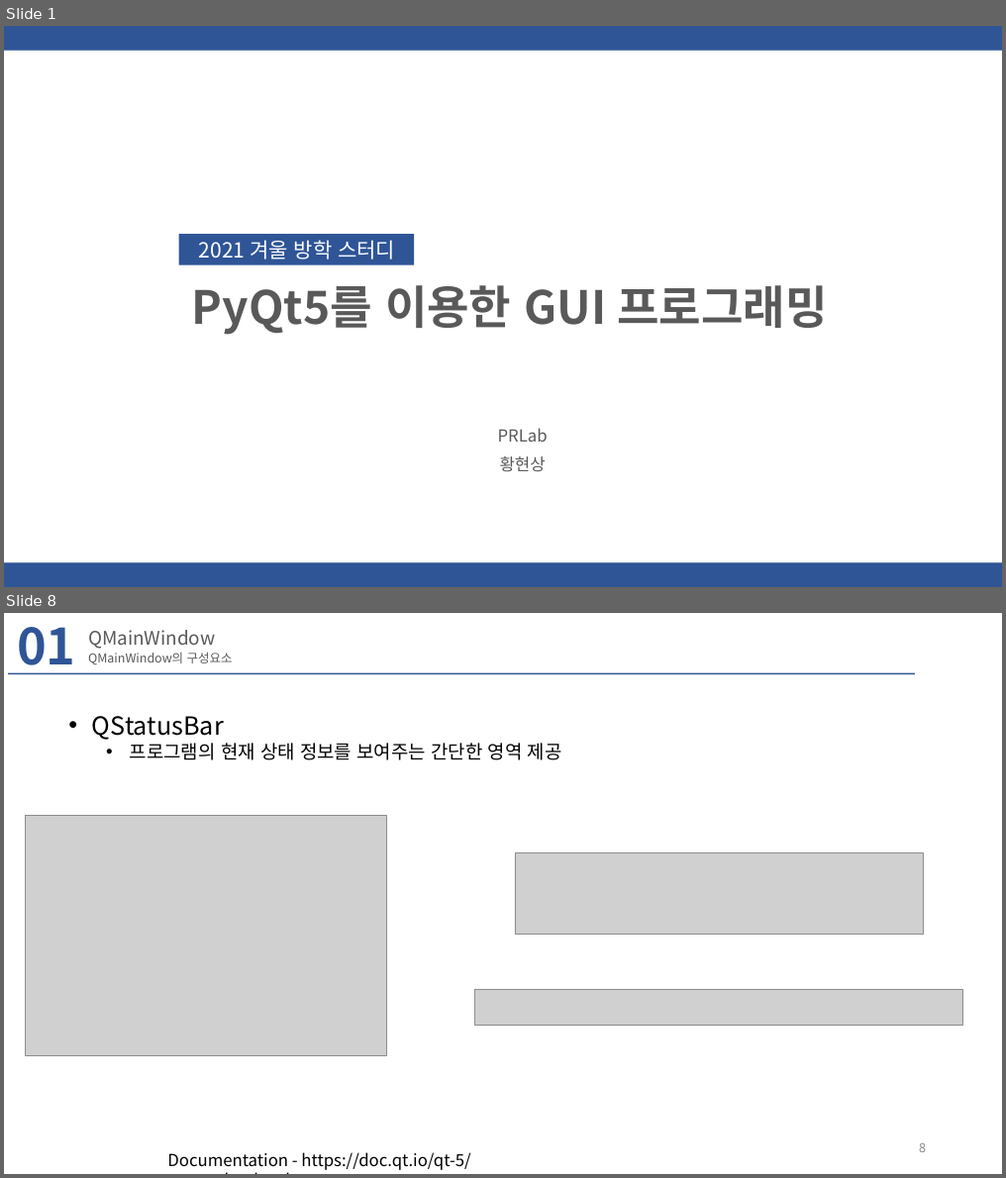
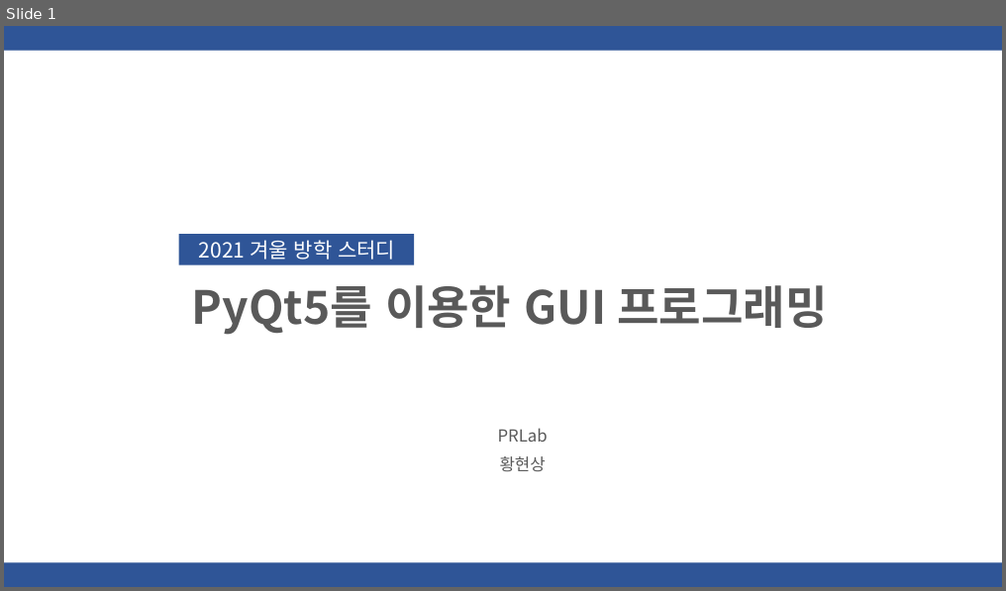
Before and after one commit to hyeonsanghwang/Lab_study, a slide deck: PPT/PyQt5를 이용한 GUI 프로그래밍 03.pptx. Shown one above the other, each under a label of ours: slides 1 and 8 before the commit, slide 1 after it; the slides between them are not shown. The pictures are 1006x1178 and 1006x591 pixels, drawn with LibreOffice and Linux fonts; fonts in the diff are those of the drawing; grey boxes stand for pictures; background and template pictures are left out. Boxes give left, top, right and bottom in pixels: in the first picture for what was removed or moved away, otherwise in the second. Text is boxed around its words. In the diff, an @@ line names an element or a change of style, - is before the commit and + after.

```diff
--- a/PPT/PyQt5를 이용한 GUI 프로그래밍 03.pptx
+++ b/PPT/PyQt5를 이용한 GUI 프로그래밍 03.pptx
@@ slide 8 removed at bbox=[4, 613, 1002, 1174], background #FFFFFF @@
@@ text removed at bbox=[17, 627, 75, 674] @@
-01
@@ title removed at bbox=[88, 630, 215, 649] @@
-QMainWindow
@@ text removed at bbox=[88, 652, 233, 665] @@
-QMainWindow의 구성요소
@@ rectangle removed at bbox=[8, 672, 915, 674] @@
@@ text removed at bbox=[92, 716, 562, 761] @@
-• QStatusBar
-  • 프로그램의 현재 상태 정보를 보여주는 간단한 영역 제공
@@ picture removed at bbox=[25, 816, 386, 1057] @@
@@ picture removed at bbox=[515, 854, 924, 934] @@
@@ picture removed at bbox=[475, 989, 963, 1026] @@
@@ page number removed at bbox=[919, 1144, 926, 1153] @@
-8
@@ text removed at bbox=[167, 1153, 470, 1170] @@
-Documentation - https://doc.qt.io/qt-5/qstatusbar.html
```
Also in this commit, not shown: 3 slides changed, 21 slides added, 23 other slides removed, 20 other files.
